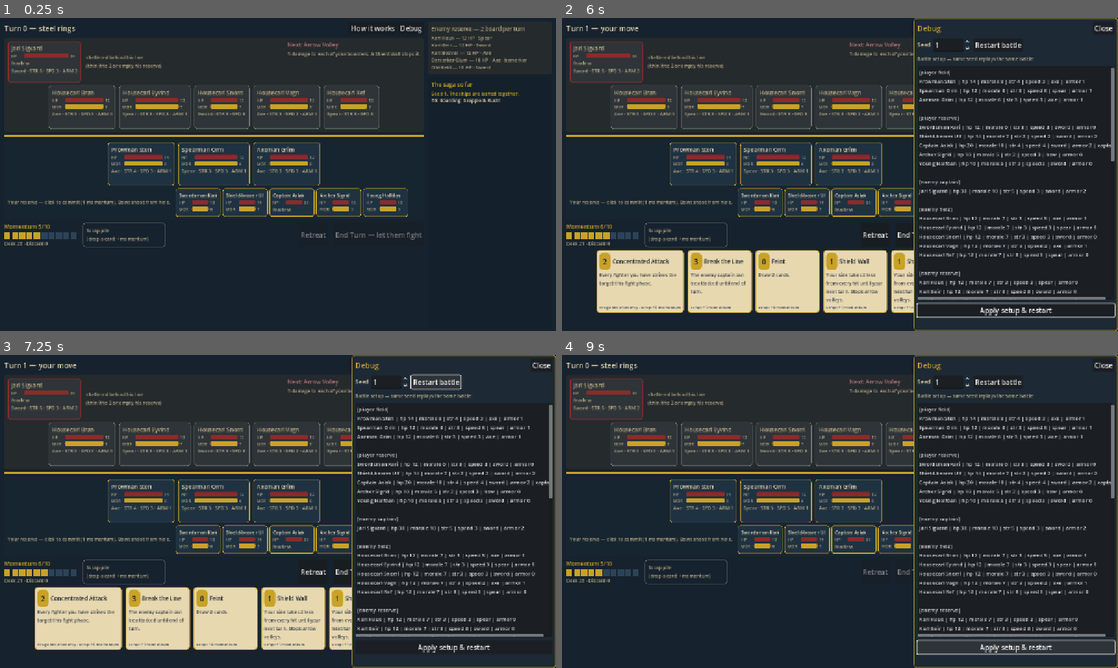
Above: before the commit, frames 1-4 (two rows, left to right).
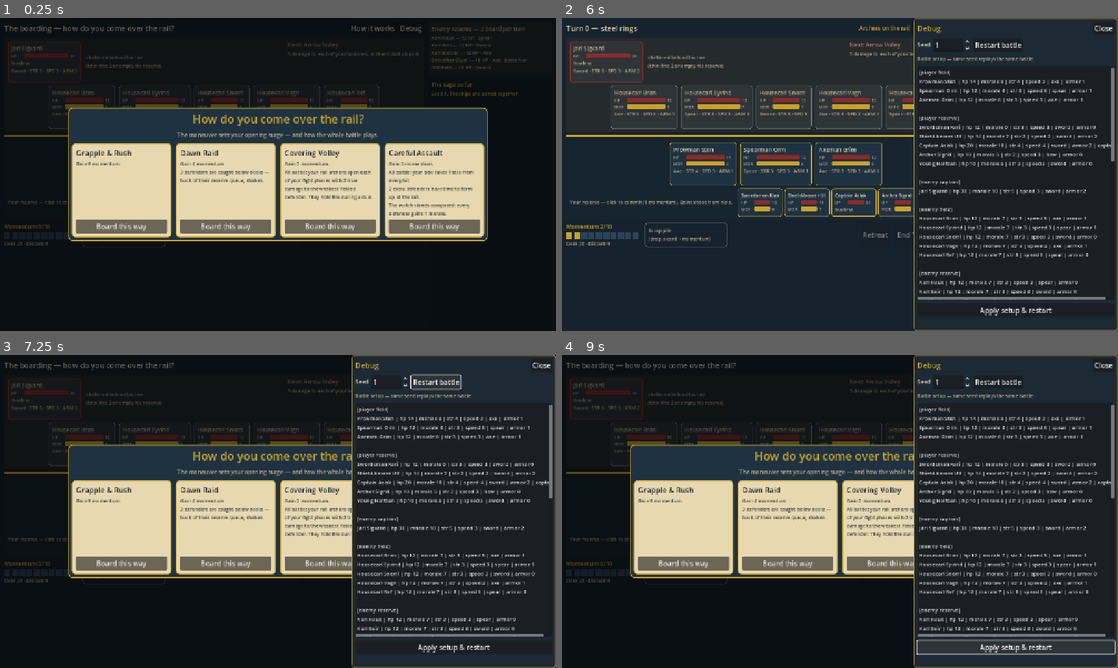
Above: after the commit, the same moments.

Repository: Tonttu84/vikingGame
Game: Godot game, scene res://src/ui/battle_ui.tscn
Two runs of this game, one before a commit and one after it. Both use one fixed random seed, a clock stepped at 60 frames per second and the inputs below.
Inputs (mouse positions are in pixels of both pictures, inside the frame that each line leads up to):
- Up to frame 1 (0.25 s): no input
- Up to frame 2 (6 s): click (684, 227) at 0.5 s, where only the run after the commit has a clickable "Board this way"; click "How it works" at 1.25 s; click "OK" at 2 s; click "Debug" at 2.75 s; click "Restart battle" at 3.5 s; click (789, 227) at 4.25 s, where only the run after the commit has a clickable "Board this way"; click "Apply setup & restart" at 5 s; click (890, 227) at 5.75 s, where only the run after the commit has a clickable "Board this way"
- Up to frame 3 (7.25 s): click "Restart battle" at 6.5 s
- Up to frame 4 (9 s): click (995, 564) at 7.25 s, where only the run after the commit has a clickable "Board this way"; click "Restart battle" at 8 s; click "Apply setup & restart" at 8.75 s

The runs differ from the first frame. In frame 1, 79% of the frame differs, in the area x 0-100%, y 0-100%; in frame 2, 12%; in frame 3, 58%; in frame 4, 58%.

Commit message:
Add the maneuver picker: choose your boarding before turn 1
The engine has supported choose_maneuver since the boarding redesign, but
the UI never implemented it, so every battle silently opened with Grapple
& Rush. Now a modal layer at battle start offers all four maneuvers as
cards — name, full rules text, one click to board — with the enemy line
visible dimmed behind so the pick can react to the roster. Restarts from
the debug drawer return to the picker.

Supporting changes:
- HumanController.choose_maneuver parks the engine on a new
  maneuver_submitted signal; abort() unblocks it like the other decisions.
- CardText covers the maneuver effect types (momentum surge, defenders
  below decks, archer support, armor bonus, form up, composed watch),
  which previously rendered as empty lines.
- Battle-long maneuver effects (archers on the rail, careful advance)
  show as status chips next to shield wall and the rest.
- The UI smoke test now drives the picker and chooses Dawn Raid — not the
  engine's first-option fallback — proving the choice reaches the engine
  (2 defenders fielded after 3 are caught below).

Co-Authored-By: Claude <noreply@anthropic.com>
Claude-Session: https://claude.ai/code/session_01JEyG5wLrf5xPjouWHRLAVf

Diff:
--- a/src/ui/battle_ui.gd
+++ b/src/ui/battle_ui.gd
@@ -38,6 +38,8 @@
 var _outcome_title: Label
 var _outcome_body: Label
 var _outcome_again: Button
+var _maneuver_layer: Control
+var _maneuver_options: HBoxContainer
 var _debug_panel: DebugPanel
 
 
@@ -57,6 +59,7 @@
 		_debug_panel.show_errors(parsed["errors"])
 		return
 	_outcome_layer.visible = false
+	_maneuver_layer.visible = false
 	_log_lines_shown = 0
 	_log_text.clear()
 	_awaiting_action = false
@@ -85,6 +88,16 @@
 
 # --- Controller callbacks (engine is parked awaiting our signals) ------------
 
+func on_maneuver_prompt(state: BattleState, options: Array[CardData]) -> void:
+	_turn_label.text = "The boarding — how do you come over the rail?"
+	refresh(state)
+	for child in _maneuver_options.get_children():
+		child.queue_free()
+	for maneuver in options:
+		_maneuver_options.add_child(_maneuver_option(maneuver))
+	_maneuver_layer.visible = true
+
+
 func on_player_decision_start(state: BattleState) -> void:
 	_awaiting_action = true
 	_turn_label.text = "Turn %d — your move" % state.turn
@@ -114,6 +127,18 @@
 
 func _emit_action(action: Dictionary) -> void:
 	controller.action_submitted.emit(action)
+
+
+func _pick_maneuver(card: CardData) -> void:
+	if not _maneuver_layer.visible:
+		return
+	_maneuver_layer.visible = false
+	# Deferred so the engine resumes outside the button-pressed callback.
+	_emit_maneuver.call_deferred(card)
+
+
+func _emit_maneuver(card: CardData) -> void:
+	controller.maneuver_submitted.emit(card)
 
 
 # --- Card drops --------------------------------------------------------------
@@ -279,6 +304,10 @@
 		chips.append("War Cry — kills pay double")
 	if state.surge_active:
 		chips.append("Enemy surge!")
+	if state.archer_support_damage > 0:
+		chips.append("Archers on the rail")
+	if state.player_armor_bonus > 0:
+		chips.append("Careful advance — hits softened")
 	return chips
 
 
@@ -355,6 +384,7 @@
 
 	_build_dialogs()
 	_build_outcome_layer()
+	_build_maneuver_layer()
 	_debug_panel = DebugPanel.create(self)
 	add_child(_debug_panel)
 
@@ -610,6 +640,68 @@
 	box.add_child(buttons)
 
 
+## The boarding maneuver is chosen before turn 1 on a modal layer: one panel
+## per maneuver, whole battle visible dimmed behind it. Options are rebuilt
+## from the engine's list each battle, so unlocking maneuvers later is free.
+func _build_maneuver_layer() -> void:
+	_maneuver_layer = Control.new()
+	_maneuver_layer.set_anchors_preset(Control.PRESET_FULL_RECT)
+	_maneuver_layer.visible = false
+	add_child(_maneuver_layer)
+	var dim := ColorRect.new()
+	dim.color = Color(0, 0, 0, 0.55)
+	dim.set_anchors_preset(Control.PRESET_FULL_RECT)
+	_maneuver_layer.add_child(dim)
+	var center := CenterContainer.new()
+	center.set_anchors_preset(Control.PRESET_FULL_RECT)
+	_maneuver_layer.add_child(center)
+	var panel := PanelContainer.new()
+	panel.add_theme_stylebox_override("panel", UIPalette.panel(UIPalette.SEA, UIPalette.GOLD, 2, 10))
+	center.add_child(panel)
+	var box := VBoxContainer.new()
+	box.add_theme_constant_override("separation", 10)
+	panel.add_child(box)
+	var title := UIPalette.label("How do you come over the rail?", 26, UIPalette.GOLD)
+	title.horizontal_alignment = HORIZONTAL_ALIGNMENT_CENTER
+	box.add_child(title)
+	var subtitle := UIPalette.label(
+			"The maneuver sets your opening surge — and how the whole battle plays.",
+			UIPalette.FONT_BODY, UIPalette.PARCHMENT_DIM)
+	subtitle.horizontal_alignment = HORIZONTAL_ALIGNMENT_CENTER
+	box.add_child(subtitle)
+	_maneuver_options = HBoxContainer.new()
+	_maneuver_options.alignment = BoxContainer.ALIGNMENT_CENTER
+	_maneuver_options.add_theme_constant_override("separation", 10)
+	box.add_child(_maneuver_options)
+
+
+func _maneuver_option(maneuver: CardData) -> Control:
+	var option := PanelContainer.new()
+	var style := UIPalette.panel(UIPalette.PARCHMENT, UIPalette.GOLD, 2, 8)
+	style.set_content_margin_all(10)
+	option.add_theme_stylebox_override("panel", style)
+	option.custom_minimum_size = Vector2(230, 0)
+	var box := VBoxContainer.new()
+	box.add_theme_constant_override("separation", 6)
+	option.add_child(box)
+	var name_label := UIPalette.label(maneuver.display_name, UIPalette.FONT_TITLE, UIPalette.SEA_DARK)
+	name_label.autowrap_mode = TextServer.AUTOWRAP_WORD_SMART
+	box.add_child(name_label)
+	var body := UIPalette.label(CardText.describe(maneuver), UIPalette.FONT_SMALL,
+			UIPalette.SEA_DARK.lightened(0.12))
+	body.autowrap_mode = TextServer.AUTOWRAP_WORD_SMART
+	body.size_flags_vertical = Control.SIZE_EXPAND_FILL
+	box.add_child(body)
+	var choose := Button.new()
+	choose.text = "Board this way"
+	choose.pressed.connect(func() -> void: _pick_maneuver(maneuver))
+	box.add_child(choose)
+	# The smoke test finds options by id and presses their button.
+	option.set_meta("maneuver_id", maneuver.id)
+	option.set_meta("button", choose)
+	return option
+
+
 ## Scrap drop target: one card a turn becomes momentum.
 class ScrapZone:
 	extends PanelContainer
--- a/src/ui/card_text.gd
+++ b/src/ui/card_text.gd
@@ -42,6 +42,19 @@
 			return "Draw %d cards." % amount
 		CardData.EffectType.WAR_CRY:
 			return "Gain 1 extra momentum for each enemy slain this turn."
+		CardData.EffectType.GAIN_MOMENTUM:
+			return "Gain %d momentum." % amount
+		CardData.EffectType.SEND_DEFENDERS_BELOW:
+			return "%d defenders are caught below decks — back of their reserve queue, shaken." % amount
+		CardData.EffectType.ARCHER_SUPPORT:
+			return ("All battle: your rail archers open each of your fight phases with " +
+					"%d true damage to the weakest fielded defender. They hold fire during a duel.") % amount
+		CardData.EffectType.PLAYER_ARMOR_BONUS:
+			return "All battle: your side takes %d less from every hit." % amount
+		CardData.EffectType.DEFENDERS_FORM_UP:
+			return "%d extra defenders have time to form up at the rail." % amount
+		CardData.EffectType.ENEMY_MORALE_BONUS:
+			return "The watch stands composed: every defender gains %d morale." % amount
 	return ""
 
 
--- a/src/ui/human_controller.gd
+++ b/src/ui/human_controller.gd
@@ -7,6 +7,7 @@
 
 signal action_submitted(action: Dictionary)
 signal reaction_submitted(save: bool)
+signal maneuver_submitted(card: CardData)
 
 const PACE_SECONDS := 0.3
 
@@ -16,6 +17,14 @@
 
 func _init(p_ui: Control) -> void:
 	ui = p_ui
+
+
+func choose_maneuver(state: BattleState, options: Array[CardData]) -> CardData:
+	if aborted:
+		return options[0]
+	ui.on_maneuver_prompt(state, options)
+	var choice: CardData = await maneuver_submitted
+	return choice
 
 
 func choose_action(state: BattleState) -> Dictionary:
@@ -47,5 +56,6 @@
 	if aborted:
 		return
 	aborted = true
+	maneuver_submitted.emit(null)  # engine falls back to the first maneuver
 	action_submitted.emit({"op": "retreat"})
 	reaction_submitted.emit(false)
--- a/tests/ui_smoke.gd
+++ b/tests/ui_smoke.gd
@@ -42,6 +42,15 @@
 	call_deferred("_run")
 
 
+## Press the choose button on the picker option for the given maneuver id.
+func _press_maneuver(ui, maneuver_id: String) -> void:
+	for option in ui._maneuver_options.get_children():
+		if option.get_meta("maneuver_id", "") == maneuver_id:
+			(option.get_meta("button") as Button).pressed.emit()
+			return
+	failures.append("maneuver option not found: " + maneuver_id)
+
+
 ## The engine paces itself for animations (0.3s beats), so the smoke test
 ## waits on conditions, never on fixed frame counts.
 func _await_until(predicate: Callable, what: String, max_frames := 300) -> void:
@@ -57,18 +66,33 @@
 	check(scene != null, "battle scene loads")
 	var ui = scene.instantiate()
 	root.add_child(ui)
-	await _await_until(func() -> bool:
-		return ui.engine != null and ui.engine.state.turn == 1 and ui._awaiting_action,
+
+	# The battle parks on the maneuver picker before turn 1.
+	await _await_until(func() -> bool:
+		return ui.engine != null and ui._maneuver_layer.visible,
+		"maneuver picker shown")
+	check(ui.engine != null, "engine created")
+	check(ui.engine.state.boarding_maneuver == null, "nothing auto-played before the pick")
+	check(ui._maneuver_options.get_child_count() == 4,
+			"4 maneuvers offered, saw %d" % ui._maneuver_options.get_child_count())
+	# Pick Dawn Raid — NOT the engine's first-option fallback — to prove the
+	# player's choice reaches the engine.
+	_press_maneuver(ui, "dawn_raid")
+	await _await_until(func() -> bool:
+		return ui.engine.state.turn == 1 and ui._awaiting_action,
 		"battle running (boarding done) and waiting for the player")
 
-	check(ui.engine != null, "engine created")
 	check(ui.engine.state.turn == 1, "battle started on turn 1")
 	check(ui._awaiting_action, "UI is waiting for the player")
-	check(ui.engine.state.boarding_maneuver != null, "a boarding maneuver was played")
+	check(not ui._maneuver_layer.visible, "picker hidden after the pick")
+	check(ui.engine.state.boarding_maneuver != null
+			and ui.engine.state.boarding_maneuver.id == "dawn_raid",
+			"Dawn Raid is the maneuver that resolved")
 	check(ui.engine.state.momentum >= 4, "the maneuver surge came through (momentum %d)" % ui.engine.state.momentum)
 	check(ui._hand_row.get_child_count() == 5, "hand shows 5 cards, saw %d" % ui._hand_row.get_child_count())
 	check(ui._player_field_row.get_child_count() == 3, "first wave of 3 on their deck")
-	check(ui._enemy_field_row.get_child_count() == 5, "5 surprised defenders fielded")
+	check(ui._enemy_field_row.get_child_count() == 2,
+			"Dawn Raid caught 3 of 5 defenders below decks, saw %d fielded" % ui._enemy_field_row.get_child_count())
 	check(ui._momentum_pips.get_child_count() == 10, "momentum pips")
 
 	# Play a no-target card if one is affordable, exercising the drop path.
@@ -100,17 +124,19 @@
 			"turns advance through the UI controller, saw %s" % str(turns_seen))
 	check(ui._log_lines_shown > 0, "battle log rendered lines")
 
-	# Debug restart with a different seed mid-battle.
+	# Debug restart with a different seed mid-battle: back to the picker.
 	var old_engine = ui.engine
 	ui.battle_seed = 777
 	ui.start_battle()
 	await _await_until(func() -> bool:
-		return ui.engine != old_engine and ui.engine.state.turn >= 1,
-		"restarted battle running")
+		return ui.engine != old_engine and ui._maneuver_layer.visible,
+		"restarted battle offers the maneuver picker")
 	check(ui.engine != old_engine, "restart builds a fresh engine")
+	_press_maneuver(ui, "grapple_rush")
+	await _await_until(func() -> bool:
+		return ui.engine.state.turn >= 1 and ui._awaiting_action,
+		"restarted battle waiting for player input")
 	check(ui.engine.state.turn >= 1, "restarted battle is running")
-	await _await_until(func() -> bool: return ui._awaiting_action,
-		"restarted battle waiting for player input")
 	check(ui._awaiting_action, "restarted battle waits for player input")
 
 	# Roster editing through the debug panel path.
Binary file added: docs/screenshots/maneuver_picker.png
Not shown, changed: CLAUDE.md
Not shown, changed: README.md
Not shown, changed: docs/combat-design.md
